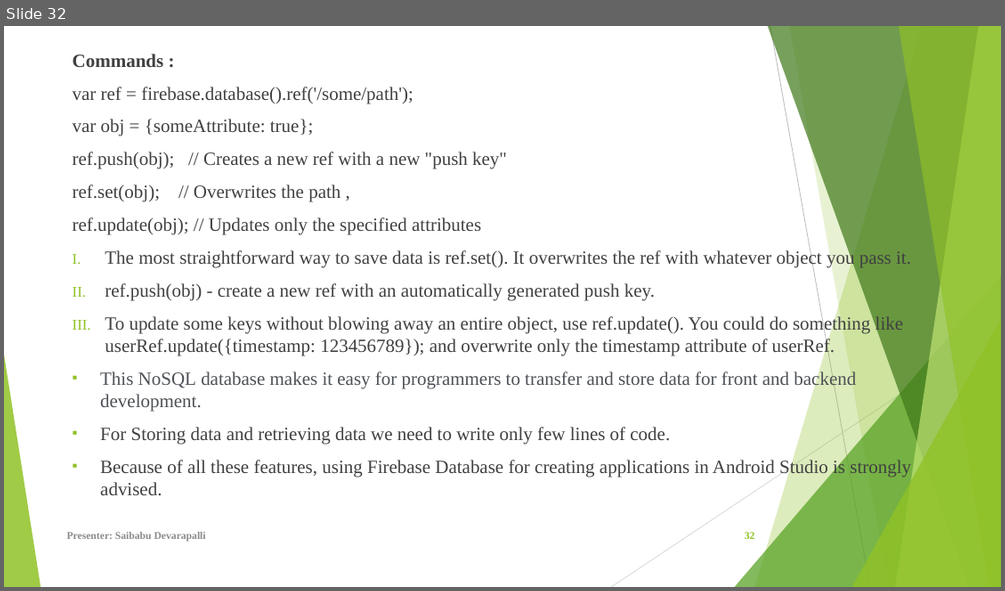
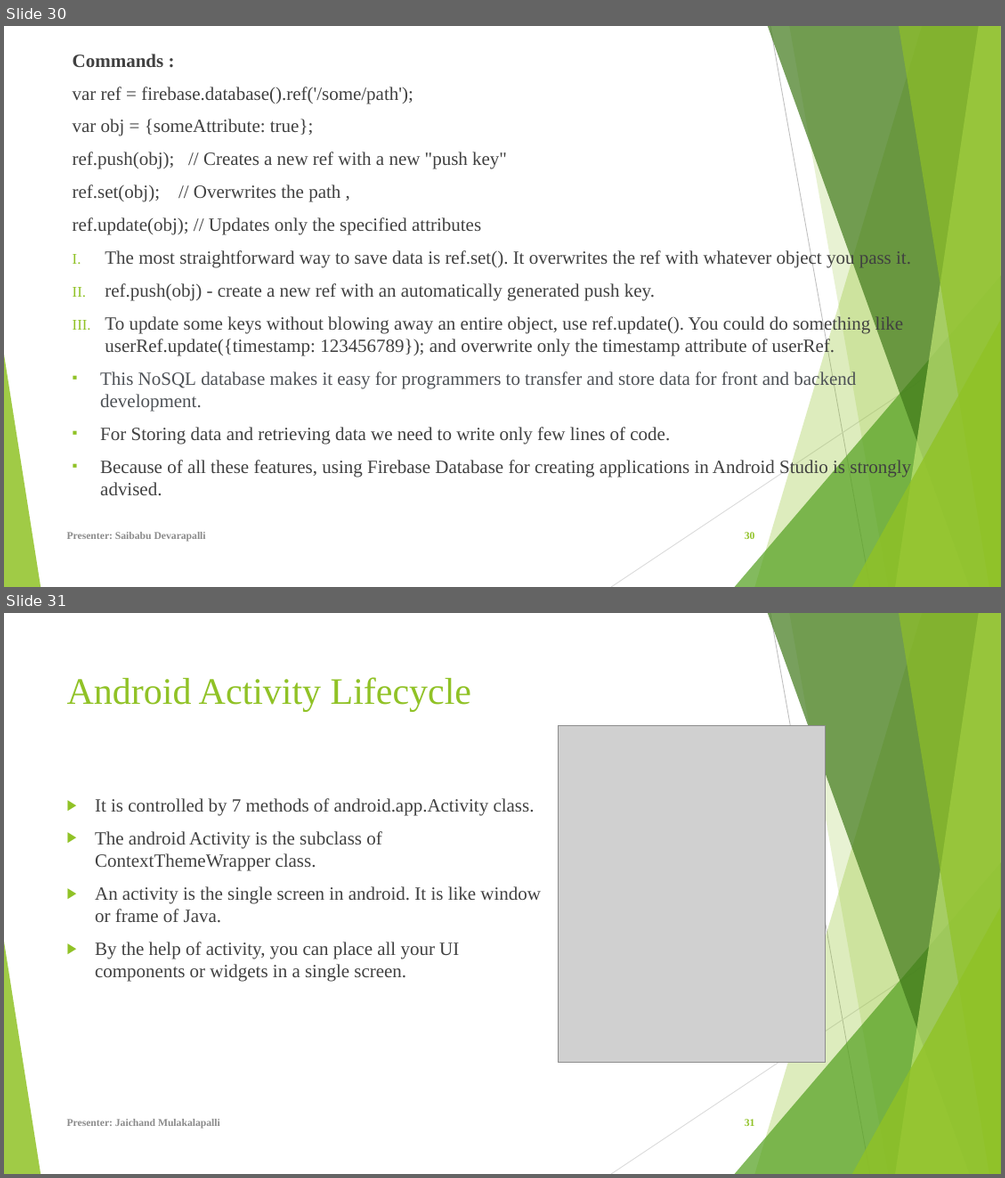
Before and after one commit to Sec03Team05Fall22GDP1/FreebiesforNewbies, a slide deck: Project_Files/Sprint 6/FreeBies For NewBies.pptx. Shown one above the other, each under a label of ours: slide 32 before the commit, slides 30 and 31 after it. The pictures are 1005x591 and 1005x1178 pixels, drawn with LibreOffice and Linux fonts; fonts in the diff are those of the drawing; grey boxes stand for pictures. Boxes give left, top, right and bottom in pixels: in the first picture for what was removed or moved away, otherwise in the second. Text is boxed around its words. In the diff, an @@ line names an element or a change of style, - is before the commit and + after.

Commit message:
Updated Android Activity lifecycle, Summary slides
updated the presentation with Android Activity lifecycle, Lessions learned, Summary etc.,

```diff
--- a/Project_Files/Sprint 6/FreeBies For NewBies.pptx
+++ b/Project_Files/Sprint 6/FreeBies For NewBies.pptx
@@ slide 31 added at box(4, 613, 1001, 1174), background #FFFFFF; not listed: 10 template elements that a slide beside it also shows @@
@@ title added at box(67, 677, 471, 711), 36 pt, text #90C226 @@
+Android Activity Lifecycle
@@ picture added at box(558, 726, 825, 1062) @@
@@ text added at box(95, 798, 541, 981), 18 pt, text #404040 @@
+▶ It is controlled by 7 methods of android.app.Activity class.
+▶ The android Activity is the subclass of ContextThemeWrapper class.
+▶ An activity is the single screen in android. It is like window or frame of Java.
+▶ By the help of activity, you can place all your UI components or widgets in a single screen.
@@ text added at box(67, 1119, 220, 1128), 10 pt, text #8C8C8C, bold @@
+Presenter: Jaichand Mulakalapalli
@@ page number added at box(744, 1119, 755, 1126), 10 pt, text #90C226, bold @@
+31
@@ what was slide 32 is now slide 30 @@
@@ page number at box(744, 532, 755, 539): text changed @@
-32
+30
```
Also in this commit, not shown: 5 slides changed, 7 other slides added, 2 slides removed.
